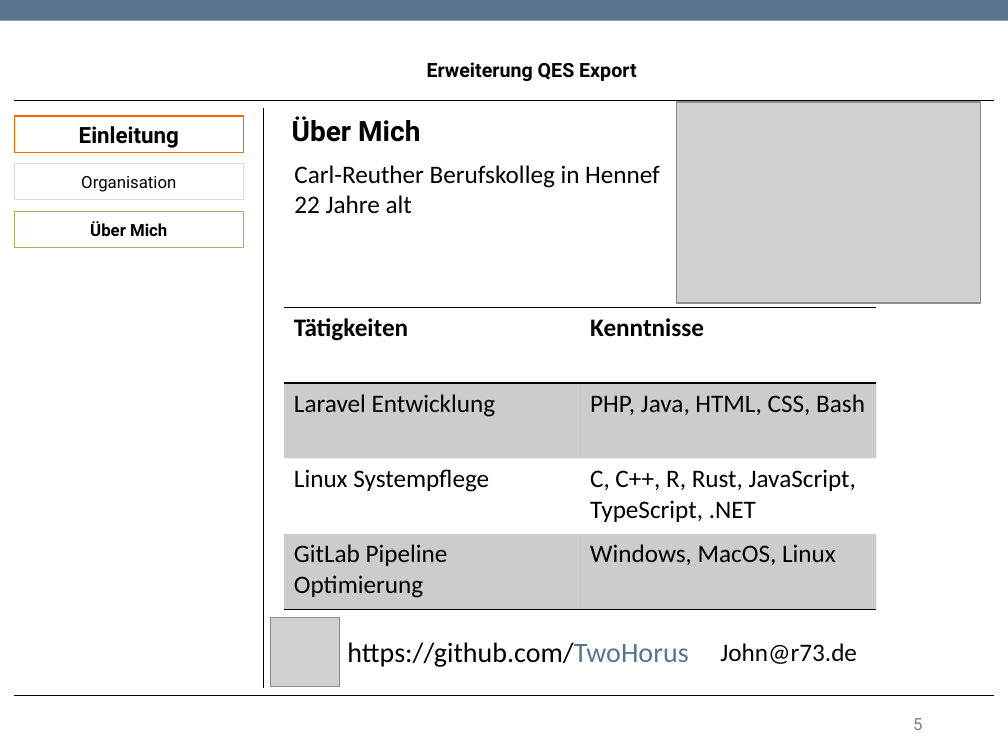
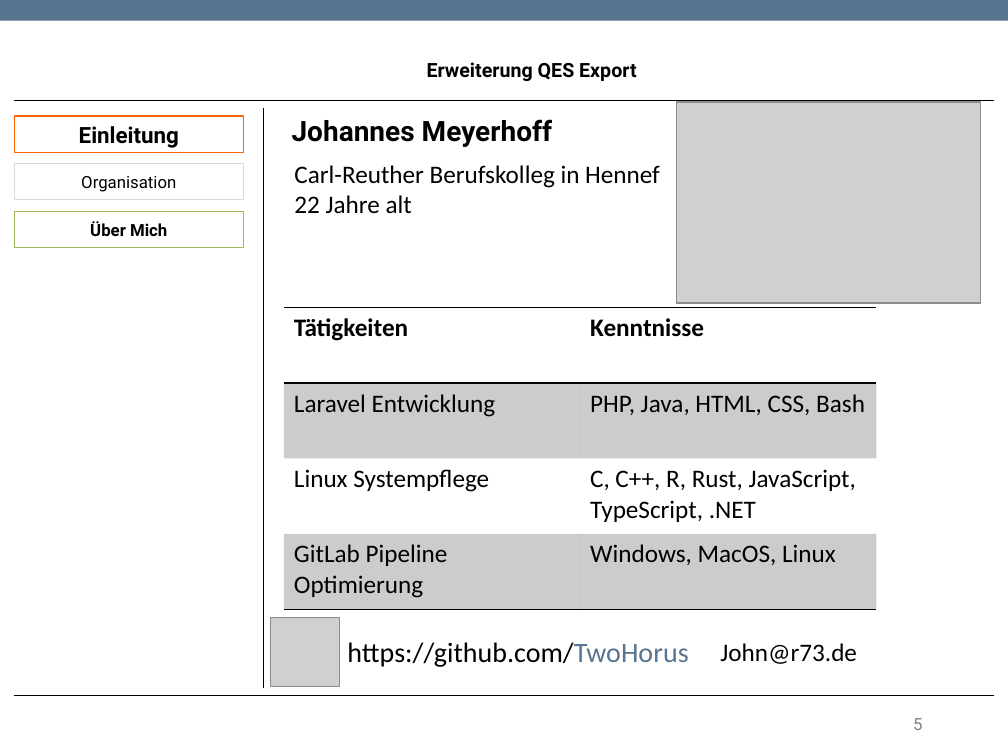
Before and after one commit to TwoHorus/dbExelExportLaravel, a slide deck: slide 5 of DOC/Fachgespraech.pptx. Drawn at 1008x756 pixels with LibreOffice and Linux fonts; fonts in the diff are those of the drawing; grey boxes stand for pictures; background and template pictures are left out. Boxes give left, top, right and bottom in pixels: in the first picture for what was removed or moved away, otherwise in the second. Text is boxed around its words. In the diff, an @@ line names an element or a change of style, - is before the commit and + after.

```diff
--- a/DOC/Fachgespraech.pptx
+++ b/DOC/Fachgespraech.pptx
@@ text at <box>292,119,552,147</box>: text changed @@
-Über Mich
+Johannes Meyerhoff
```
Also in this commit, not shown: 7 other slides changed, 1 slide added.
